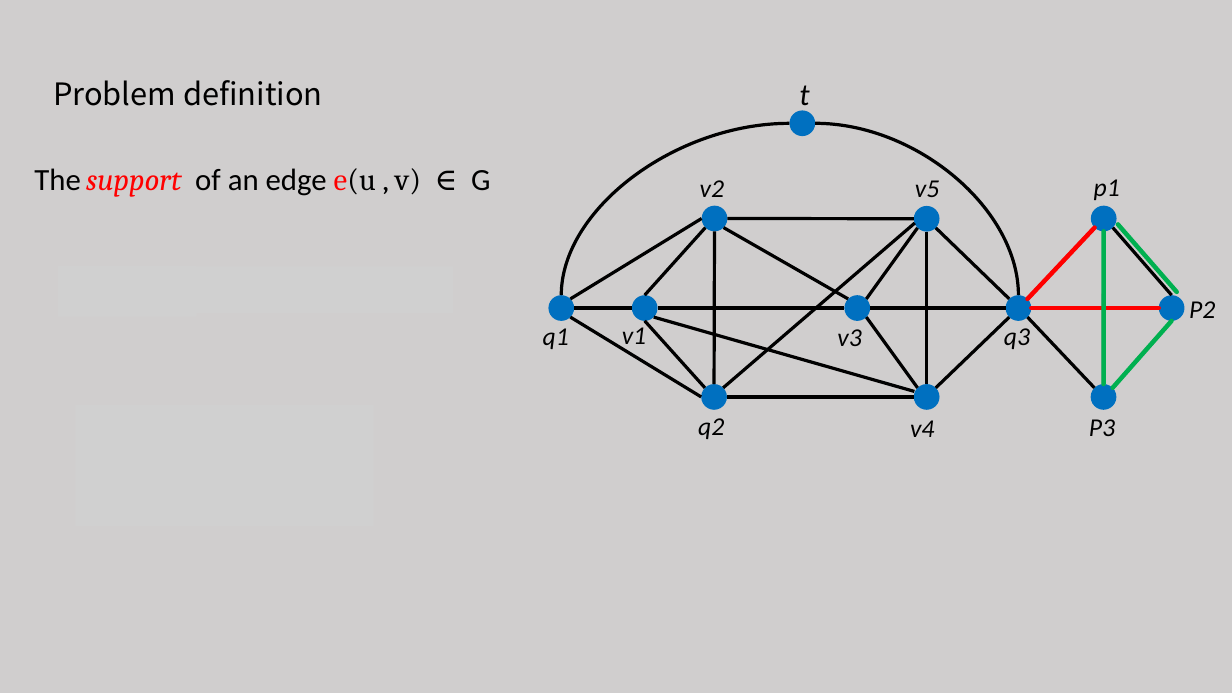
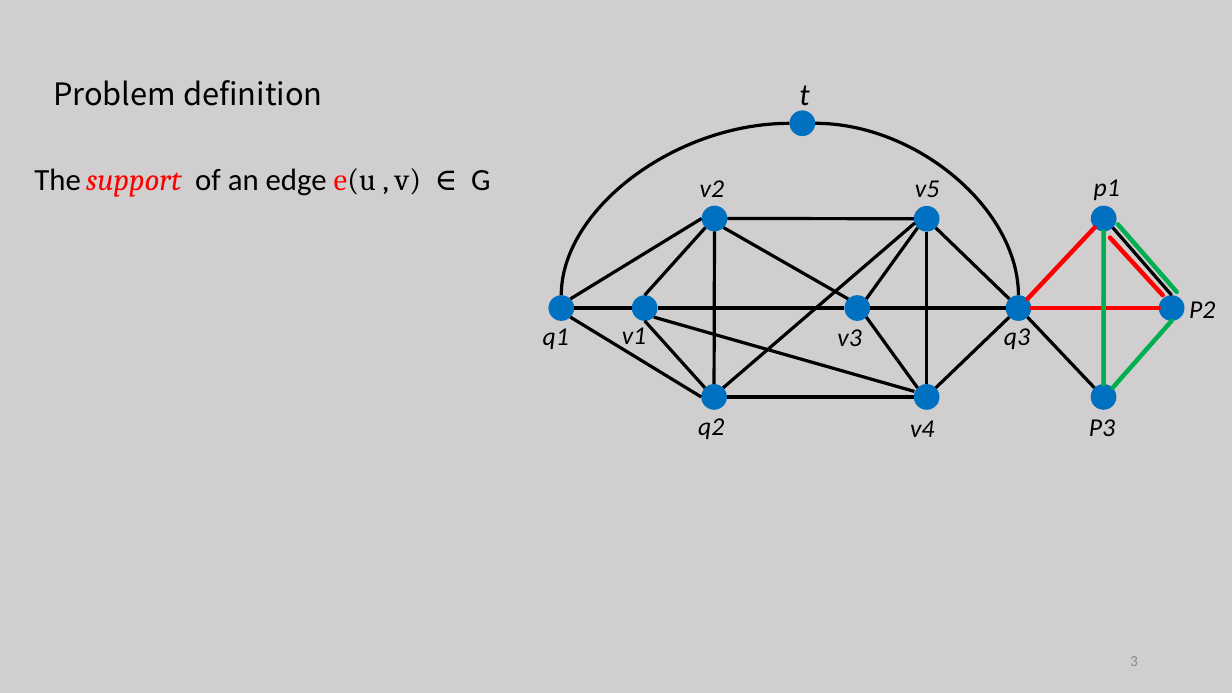
Before and after one commit to tianzhuwei/PPT, a slide deck: slide 3 of Approximate Closest Community Search in Networks.pptx. Drawn at 1232x693 pixels with LibreOffice and Linux fonts; fonts in the diff are those of the drawing; grey boxes stand for pictures. Boxes give left, top, right and bottom in pixels: in the first picture for what was removed or moved away, otherwise in the second. Text is boxed around its words. In the diff, an @@ line names an element or a change of style, - is before the commit and + after.

```diff
--- a/Approximate Closest Community Search in Networks.pptx
+++ b/Approximate Closest Community Search in Networks.pptx
@@ line added from (1110, 238) to (1163, 295), #FF0000 3.5 pt @@
@@ page number added at (x1=1130, y1=656, x2=1138, y2=666), 12 pt, text #8C8C8C @@
+3
```
Also in this commit, not shown: 22 other slides changed, 1 slide added, 2 other files.
